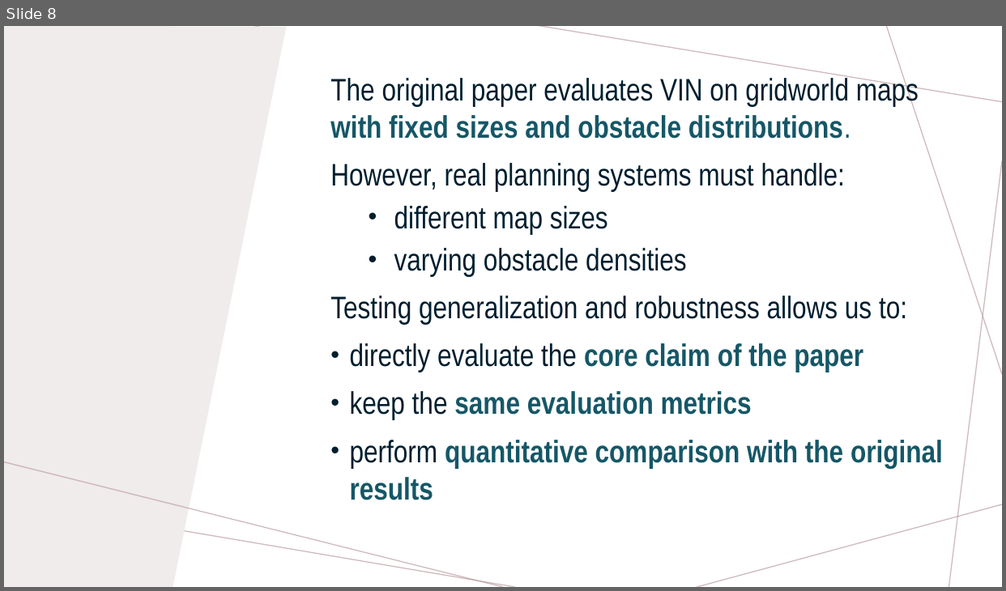
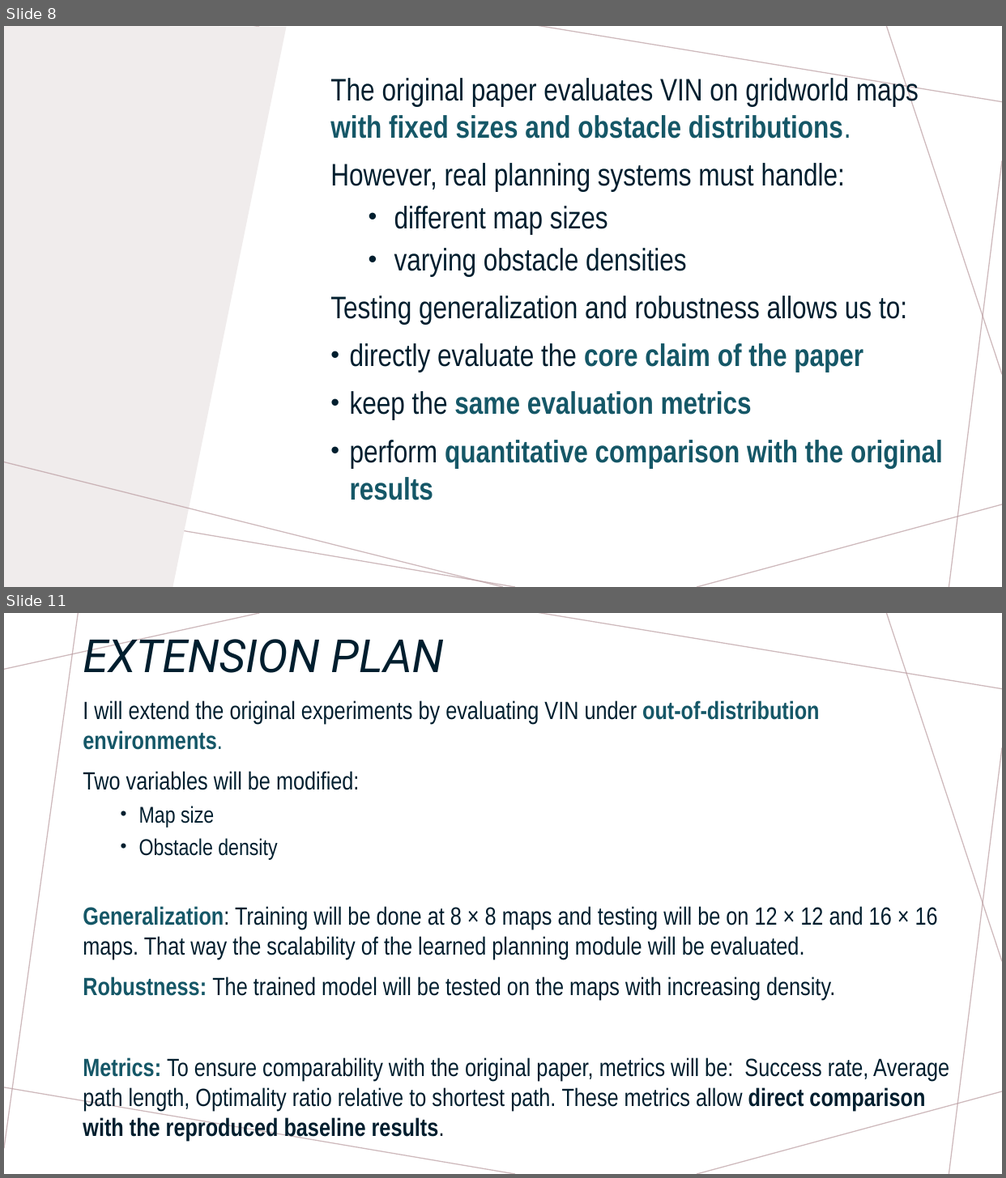
Before and after one commit to GozdeKorpe/pytorch-value-iteration-networks, a slide deck: PROPOSAL.pptx. Shown one above the other, each under a label of ours: slide 8 before the commit, slides 8 and 11 after it; the slides between them are not shown. The pictures are 1006x591 and 1006x1178 pixels, drawn with LibreOffice and Linux fonts; fonts in the diff are those of the drawing. Boxes give left, top, right and bottom in pixels: in the first picture for what was removed or moved away, otherwise in the second. Text is boxed around its words. In the diff, an @@ line names an element or a change of style, - is before the commit and + after.

```diff
--- a/PROPOSAL.pptx
+++ b/PROPOSAL.pptx
@@ slide 11 added at (x1=4, y1=613, x2=1002, y2=1174), background #FFFFFF; not listed: 7 template elements that a slide beside it also shows @@
@@ title added at (x1=83, y1=630, x2=443, y2=673), 44 pt, text #001E2E, italic @@
+EXTENSION PLAN
@@ text added at (x1=83, y1=700, x2=949, y2=1141), 24 pt, text #001E2E @@
+I will extend the original experiments by evaluating VIN under out-of-distribution environments.
+Two variables will be modified:
+  • Map size
+  • Obstacle density
+Generalization: Training will be done at 8 × 8 maps and testing will be on 12 × 12 and 16 × 16 maps. That way the scalability of the learned planning module will be evaluated.
+Robustness: The trained model will be tested on the maps with increasing density.
+Metrics: To ensure comparability with the original paper, metrics will be: Success rate, Average path length, Optimality ratio relative to shortest path. These metrics allow direct comparison with the reproduced baseline results.
```
Also in this commit, not shown: 4 other slides added, 1 slide removed, 2 other files.
